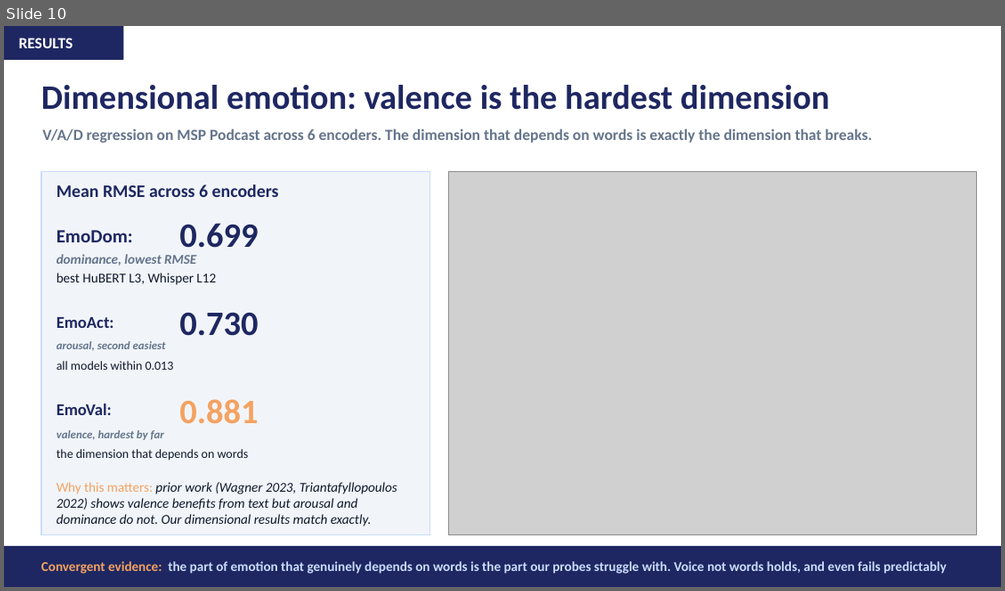
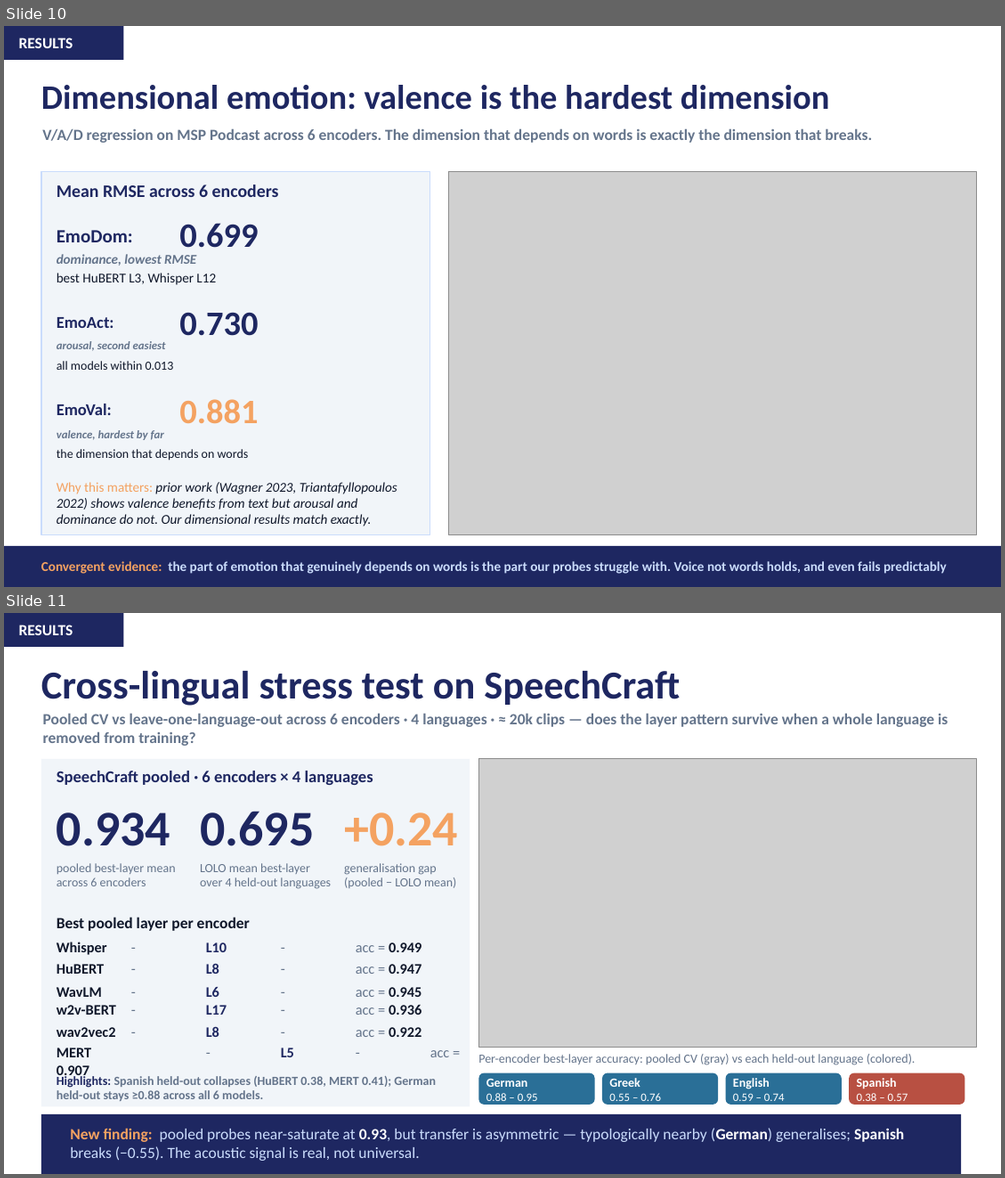
Before and after one commit to Nikelroid/linguistic-agnostic-ser, a slide deck: SER_Final_Presentation.pptx. Shown one above the other, each under a label of ours: slide 10 before the commit, slides 10 and 11 after it. The pictures are 1005x591 and 1005x1178 pixels, drawn with LibreOffice and Linux fonts; fonts in the diff are those of the drawing; grey boxes stand for pictures. Boxes give left, top, right and bottom in pixels: in the first picture for what was removed or moved away, otherwise in the second. Text is boxed around its words. In the diff, an @@ line names an element or a change of style, - is before the commit and + after.

Commit message:
docs: update final presentation slides with latest research findings

```diff
--- a/SER_Final_Presentation.pptx
+++ b/SER_Final_Presentation.pptx
@@ slide 11 added at (4,613,1001,1174), background #FFFFFF @@
@@ rectangle added at (4,613,123,647), fill #1E2761 @@
@@ text added at (19,625,73,635), 15 pt, text #FFFFFF, bold @@
+RESULTS
@@ text added at (41,671,680,706), 38 pt, text #1E2761, bold @@
+Cross-lingual stress test on SpeechCraft
@@ text added at (43,713,947,746), 15 pt, text #64748B, bold @@
+Pooled CV vs leave-one-language-out across 6 encoders · 4 languages · ≈ 20k clips — does the layer pattern survive when a whole language is removed from training?
@@ rectangle added at (41,759,469,1107), fill #F1F5F9 @@
@@ text added at (57,771,373,785), 16 pt, text #1E2761, bold @@
+SpeechCraft pooled · 6 encoders × 4 languages
@@ picture added at (479,759,976,1046) @@
@@ text added at (57,812,170,846), 48 pt, text #1E2761, bold @@
+0.934
@@ text added at (200,811,314,846), 48 pt, text #1E2761, bold @@
+0.695
@@ text added at (344,812,458,846), 48 pt, text #F4A261, bold @@
++0.24
@@ text added at (57,863,175,886), 12 pt, text #64748B @@
+pooled best-layer mean
+across 6 encoders
@@ text added at (200,863,331,889), 12 pt, text #64748B @@
+LOLO mean best-layer
+over 4 held-out languages
@@ text added at (344,863,456,888), 12 pt, text #64748B @@
+generalisation gap
+(pooled − LOLO mean)
@@ text added at (57,916,250,931), 15 pt, text #0F172A, bold @@
+Best pooled layer per encoder
@@ text added at (57,941,421,955), 14 pt, text #0F172A, bold @@
+Whisper - L10 - acc = 0.949
@@ text added at (57,963,421,973), 14 pt, text #0F172A, bold @@
+HuBERT - L8 - acc = 0.947
@@ text added at (57,987,421,997), 14 pt, text #0F172A, bold @@
+WavLM - L6 - acc = 0.945
@@ text added at (57,1005,421,1014), 14 pt, text #0F172A, bold @@
+w2v-BERT - L17 - acc = 0.936
@@ text added at (57,1026,421,1037), 14 pt, text #0F172A, bold @@
+wav2vec2 - L8 - acc = 0.922
@@ text added at (57,1047,450,1086), 14 pt, text #0F172A, bold @@
+MERT - L5 - acc = 0.907
@@ text added at (478,1054,915,1065), 12 pt, text #64748B @@
+Per-encoder best-layer accuracy: pooled CV (gray) vs each held-out language (colored).
@@ text added at (57,1074,436,1101), 12 pt, text #64748B, bold @@
+Highlights: Spanish held-out collapses (HuBERT 0.38, MERT 0.41); German held-out stays ≥0.88 across all 6 models.
@@ rounded rectangle added at (479,1073,595,1104), fill #2A6F97 @@
@@ text added at (486,1078,538,1101), 11 pt, text #FFFFFF @@
+German
+0.88 – 0.95
@@ rounded rectangle added at (602,1073,718,1104), fill #2A6F97 @@
@@ text added at (609,1078,661,1101), 11 pt, text #FFFFFF @@
+Greek
+0.55 – 0.76
@@ rounded rectangle added at (726,1073,841,1104), fill #2A6F97 @@
@@ text added at (733,1078,785,1101), 11 pt, text #FFFFFF @@
+English
+0.59 – 0.74
@@ rounded rectangle added at (849,1073,965,1104), fill #B85042 @@
@@ text added at (857,1078,908,1101), 11 pt, text #FFFFFF @@
+Spanish
+0.38 – 0.57
@@ rectangle added at (41,1114,961,1174), fill #1E2761 @@
@@ text added at (70,1127,904,1160), 15 pt, text #CADCFC @@
+New finding: pooled probes near-saturate at 0.93, but transfer is asymmetric — typologically nearby (German) generalises; Spanish breaks (−0.55). The acoustic signal is real, not universal.
```
Also in this commit, not shown: 2 slides changed, 1 slide removed.
